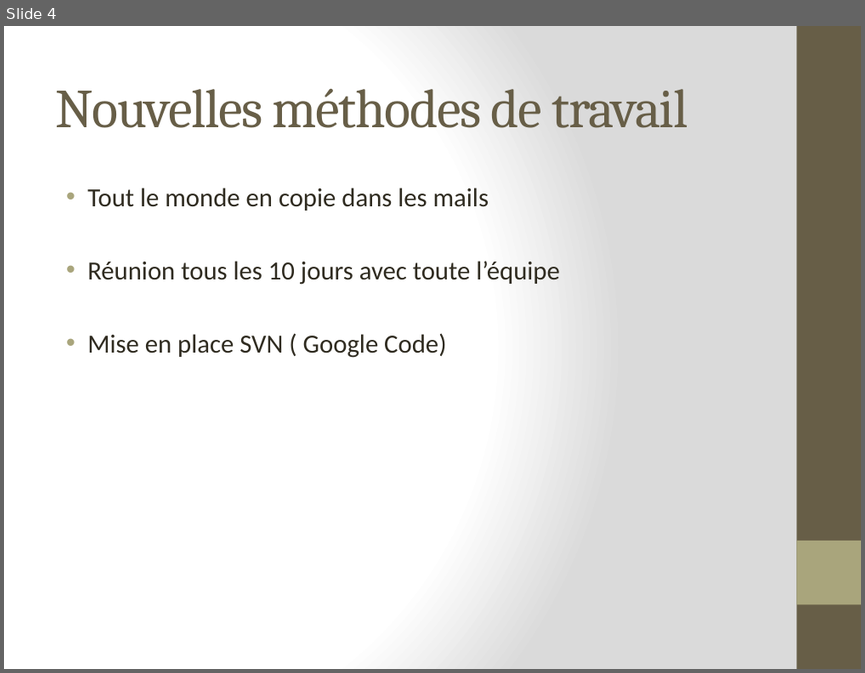
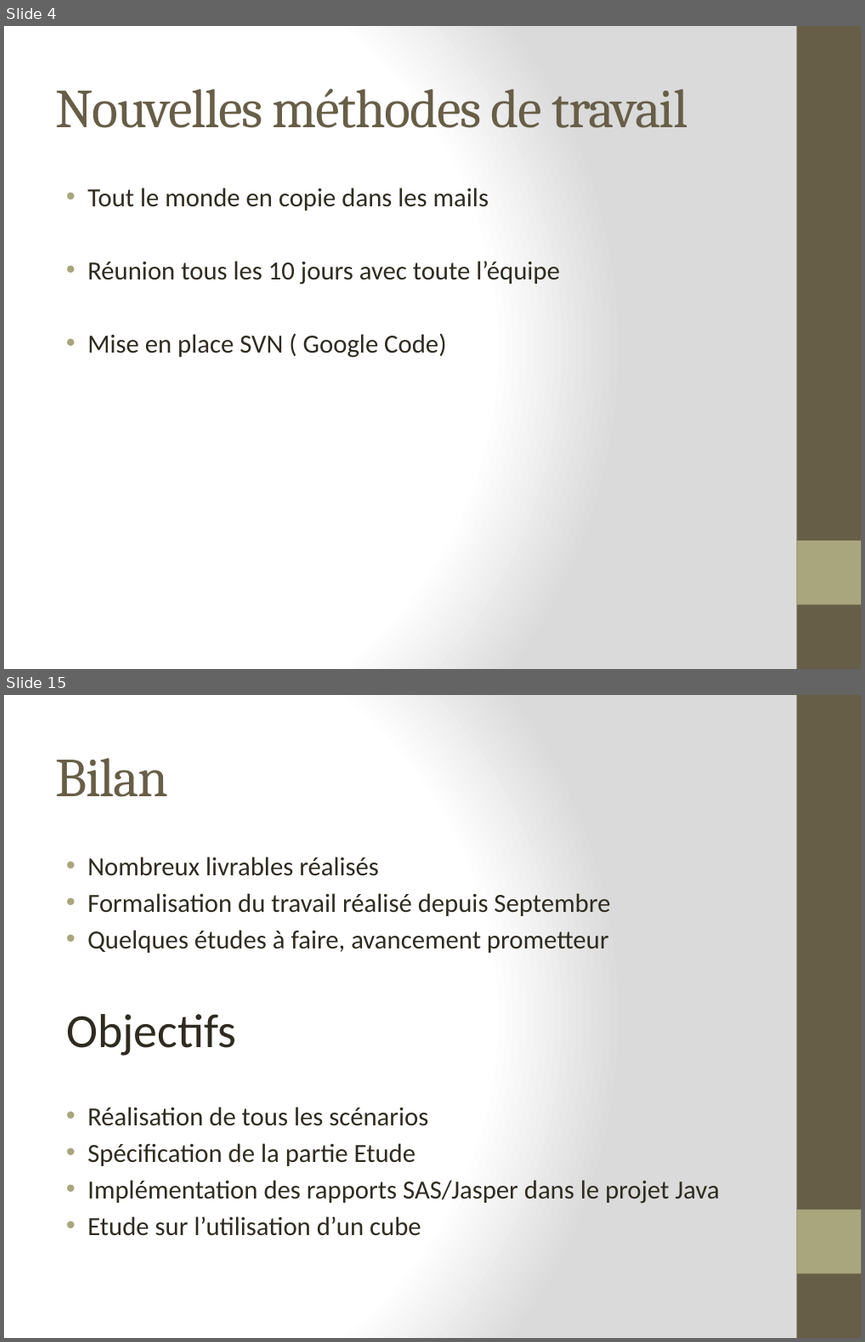
Before and after one commit to lobtec/dartiesgroupe2, a slide deck: PROJET/Presentation/PRE_15-12-10_V1.pptx. Shown one above the other, each under a label of ours: slide 4 before the commit, slides 4 and 15 after it; the slides between them are not shown. The pictures are 865x673 and 865x1342 pixels, drawn with LibreOffice and Linux fonts; fonts in the diff are those of the drawing. Boxes give left, top, right and bottom in pixels: in the first picture for what was removed or moved away, otherwise in the second. Text is boxed around its words. In the diff, an @@ line names an element or a change of style, - is before the commit and + after.

```diff
--- a/PROJET/Presentation/PRE_15-12-10_V1.pptx
+++ b/PROJET/Presentation/PRE_15-12-10_V1.pptx
@@ slide 15 added at bbox=[4, 695, 861, 1338], background gradient #FFFFFF to #DADADA; not listed: 2 template elements that a slide beside it also shows @@
@@ title added at bbox=[55, 758, 168, 797], 46 pt, text #675E47 @@
+Bilan
@@ text added at bbox=[66, 857, 719, 1236], 22 pt, text #2F2B20 @@
+• Nombreux livrables réalisés
+• Formalisation du travail réalisé depuis Septembre
+• Quelques études à faire, avancement prometteur
+Objectifs
+• Réalisation de tous les scénarios
+• Spécification de la partie Etude
+• Implémentation des rapports SAS/Jasper dans le projet Java
+• Etude sur l’utilisation d’un cube
```
Also in this commit, not shown: 1 slide changed, 6 other slides added, 4 slides removed, 1 other file.
